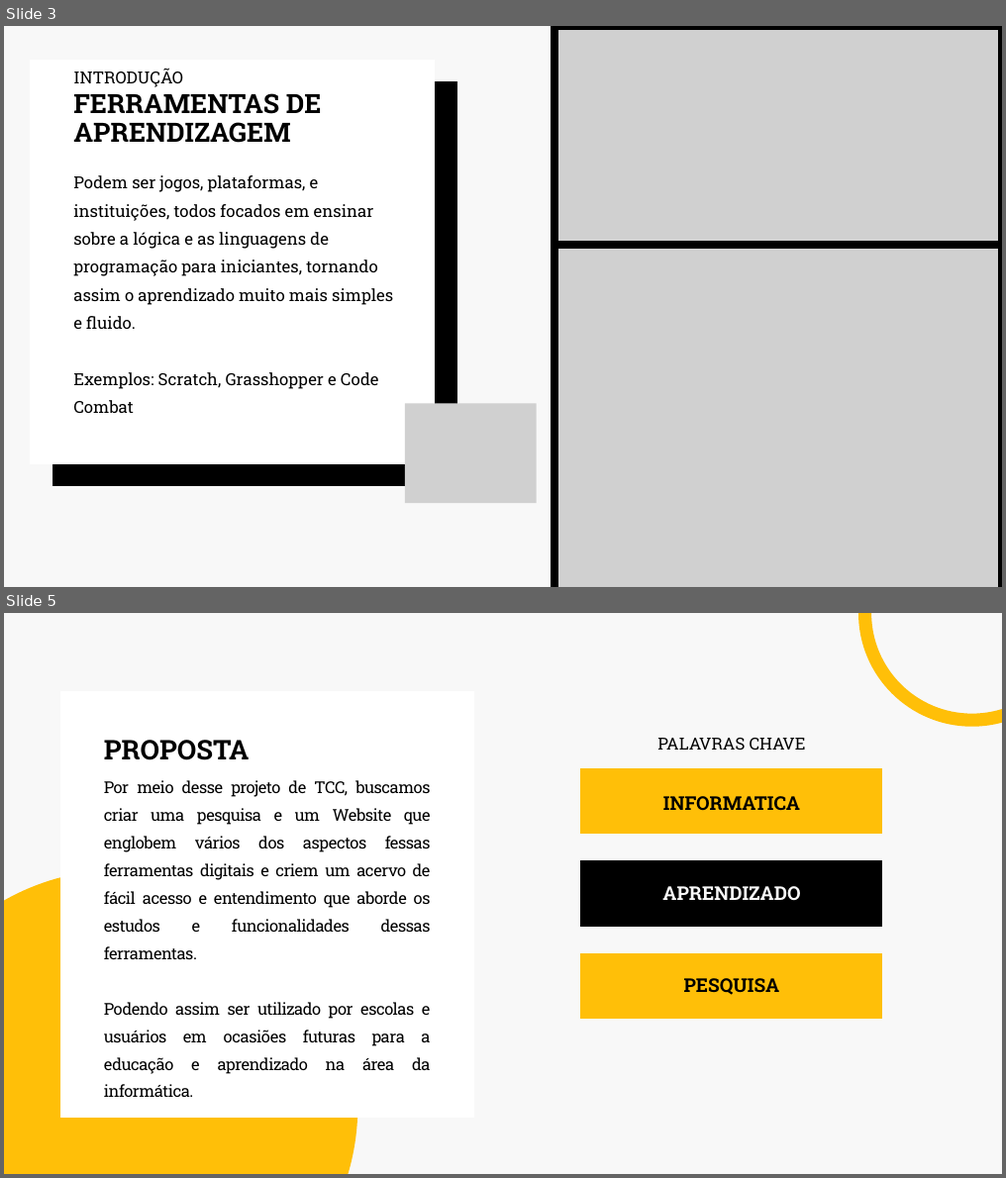
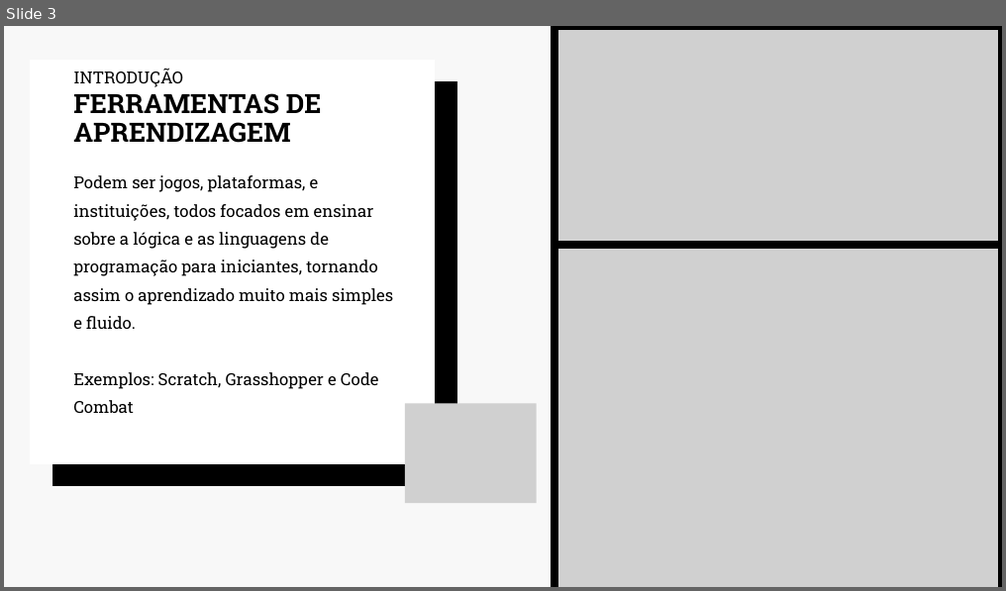
Before and after one commit to etecvav26-c10/Projeto-TCC-Etecvav---Ferramentas-de-Aprendizagem-na-Informatica, a slide deck: TCC_2026/Apresentação.pptx. Shown one above the other, each under a label of ours: slides 3 and 5 before the commit, slide 3 after it; the slides between them are not shown. The pictures are 1006x1178 and 1006x591 pixels, drawn with LibreOffice and Linux fonts; fonts in the diff are those of the drawing; grey boxes stand for pictures. Boxes give left, top, right and bottom in pixels: in the first picture for what was removed or moved away, otherwise in the second. Text is boxed around its words. In the diff, an @@ line names an element or a change of style, - is before the commit and + after.

```diff
--- a/TCC_2026/Apresentação.pptx
+++ b/TCC_2026/Apresentação.pptx
@@ slide 5 removed at [4, 613, 1002, 1174], background #F8F8F8 @@
@@ freeform shape removed at [864, 613, 1002, 720] @@
@@ freeform shape removed at [59, 691, 473, 1119] @@
@@ text removed at [104, 740, 250, 761] @@
-PROPOSTA
@@ text removed at [657, 738, 806, 750] @@
-PALAVRAS CHAVE
@@ text removed at [104, 780, 431, 1074] @@
-Por meio desse projeto de TCC, buscamos criar uma pesquisa e um Website que englobem vários dos aspectos fessas ferramentas digitais e criem um acervo de fácil acesso e entendimento que aborde os estudos e funcionalidades dessas ferramentas.
-Podendo assim ser utilizado por escolas e usuários em ocasiões futuras para a educação e aprendizado na área da informática.
@@ freeform shape removed at [580, 768, 882, 834] @@
@@ text removed at [663, 796, 800, 810] @@
-INFORMATICA
@@ freeform shape removed at [4, 870, 357, 1174] @@
@@ freeform shape removed at [580, 861, 882, 927] @@
@@ text removed at [662, 886, 800, 900] @@
-APRENDIZADO
@@ freeform shape removed at [580, 954, 882, 1019] @@
@@ text removed at [684, 978, 780, 995] @@
-PESQUISA
```
Also in this commit, not shown: 2 slides changed, 4 slides added, 2 other slides removed, 6 other files.
